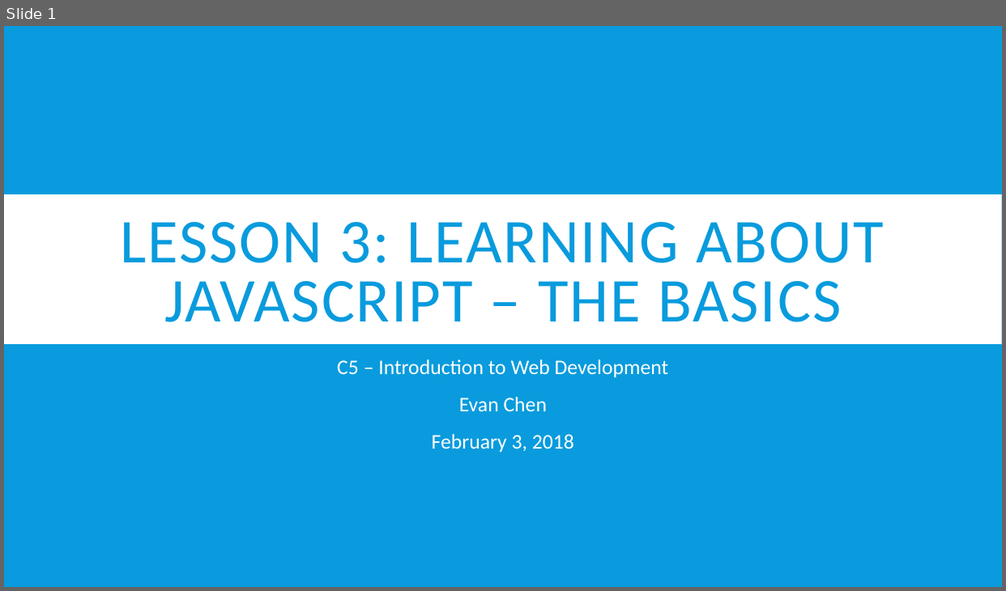
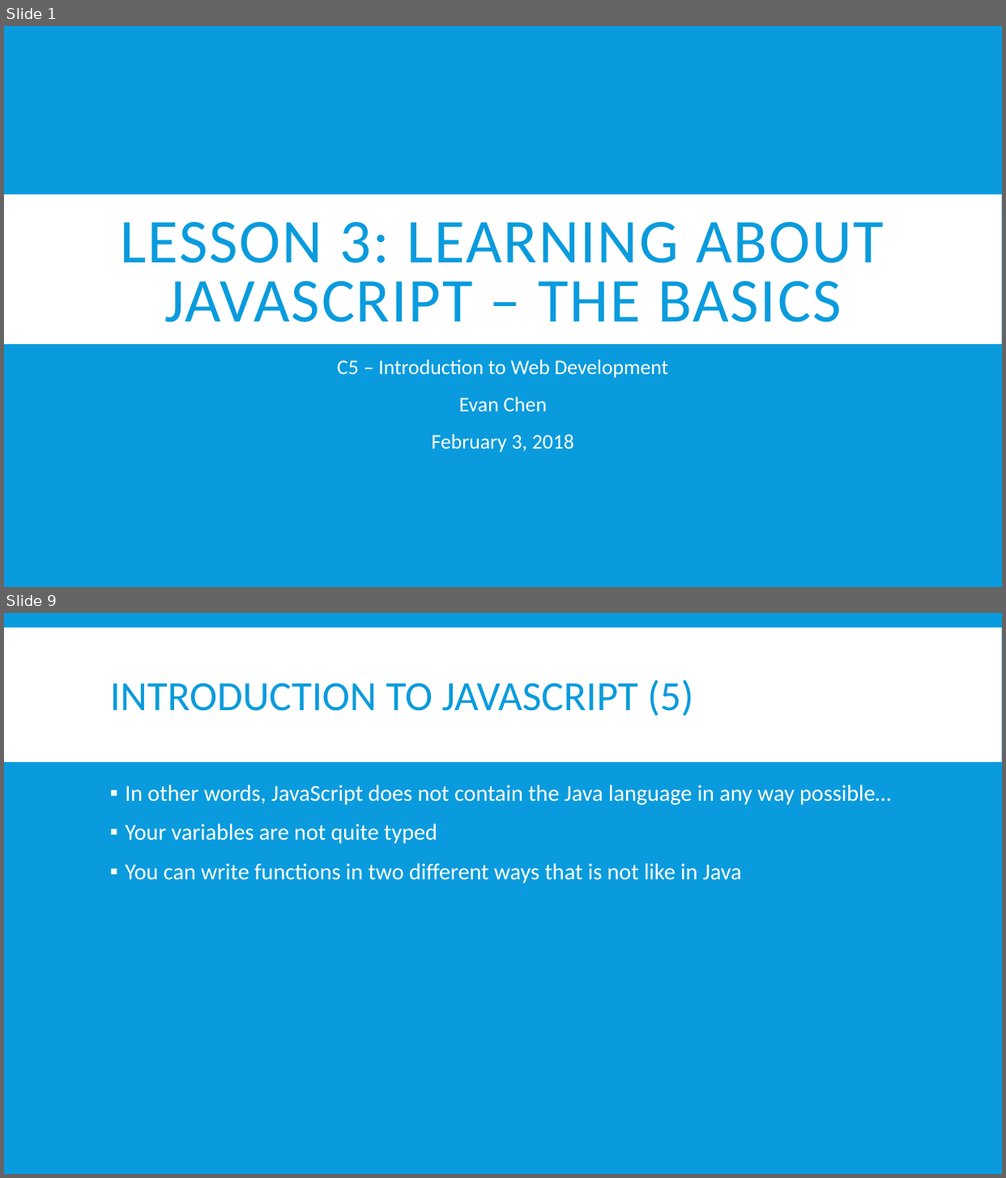
Before and after one commit to EvanTurtileMan/C5-IntroToWebDev, a slide deck: lessons/lesson_note3.pptx. Shown one above the other, each under a label of ours: slide 1 before the commit, slides 1 and 9 after it; the slides between them are not shown. The pictures are 1006x591 and 1006x1178 pixels, drawn with LibreOffice and Linux fonts; fonts in the diff are those of the drawing. Boxes give left, top, right and bottom in pixels: in the first picture for what was removed or moved away, otherwise in the second. Text is boxed around its words. In the diff, an @@ line names an element or a change of style, - is before the commit and + after.

```diff
--- a/lessons/lesson_note3.pptx
+++ b/lessons/lesson_note3.pptx
@@ slide 9 added at <box>4,613,1002,1174</box>, background #099BDD @@
@@ rectangle added at <box>4,628,1002,762</box>, fill #FFFFFF @@
@@ title added at <box>110,679,693,716</box>, 40 pt, text #099BDD @@
+INTRODUCTION TO JAVASCRIPT (5)
@@ text added at <box>125,785,891,884</box>, 22 pt, text #FFFFFF @@
+▪ In other words, JavaScript does not contain the Java language in any way possible…
+▪ Your variables are not quite typed
+▪ You can write functions in two different ways that is not like in Java
```
Also in this commit, not shown: 8 slides changed, 2 other slides added, 22 slides removed, 5 other files.
